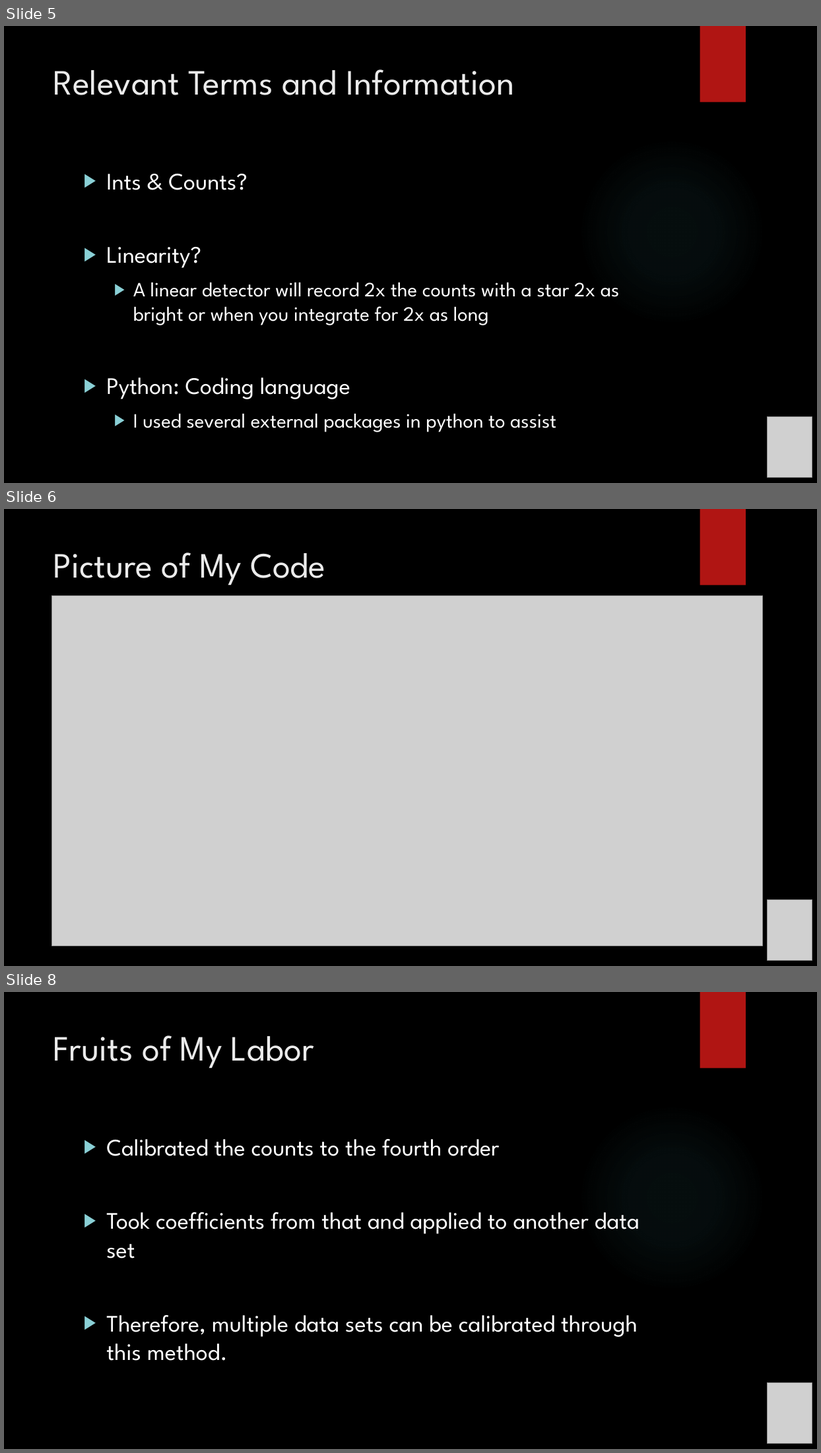
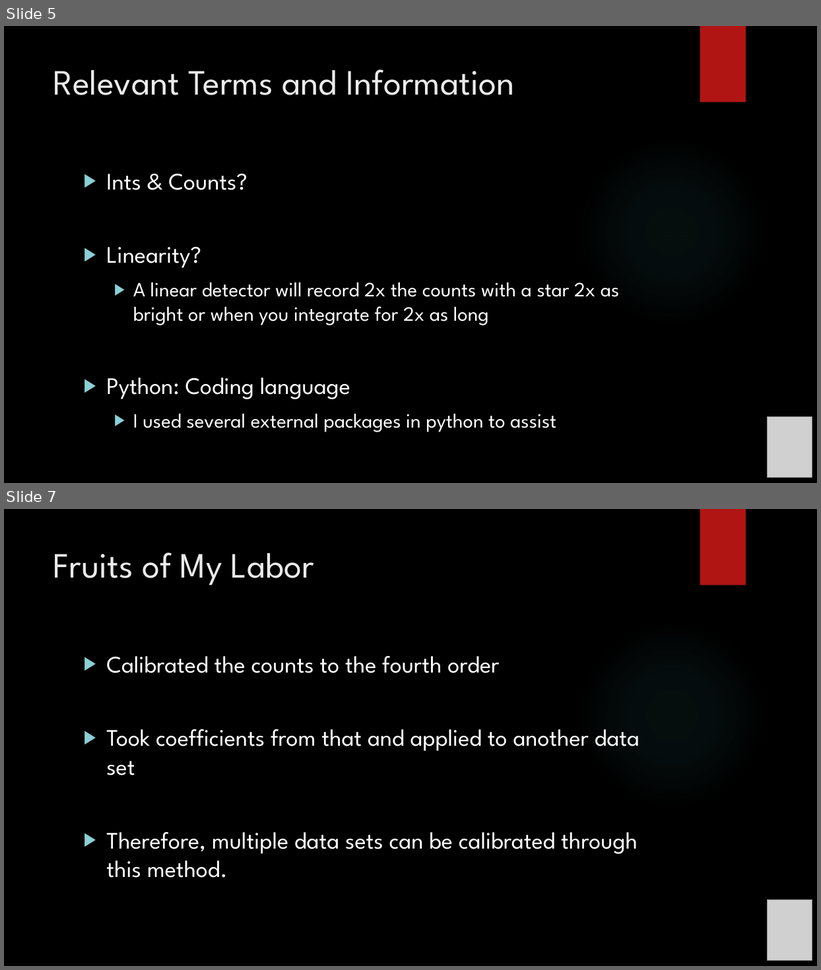
Before and after one commit to exoworlds/clio2016-2017, a slide deck: notes/symposium_presentation.pptx. Shown one above the other, each under a label of ours: slides 5, 6 and 8 before the commit, slides 5 and 7 after it; the slides between them are not shown. The pictures are 821x1453 and 821x970 pixels, drawn with LibreOffice and Linux fonts; fonts in the diff are those of the drawing; grey boxes stand for pictures; background and template pictures are left out. Boxes give left, top, right and bottom in pixels: in the first picture for what was removed or moved away, otherwise in the second. Text is boxed around its words. In the diff, an @@ line names an element or a change of style, - is before the commit and + after.

```diff
--- a/notes/symposium_presentation.pptx
+++ b/notes/symposium_presentation.pptx
@@ slide 6 removed at bbox=[4, 509, 817, 966], background picture (left out); not listed: 2 template elements that a slide beside it also shows @@
@@ title removed at bbox=[54, 553, 325, 586] @@
-Picture of My Code
@@ picture removed at bbox=[52, 595, 763, 947] @@
@@ picture removed at bbox=[767, 900, 812, 961] @@
@@ what was slide 8 is now slide 7 @@
```
Also in this commit, not shown: 5 slides changed, 1 slide added, 1 other file.
